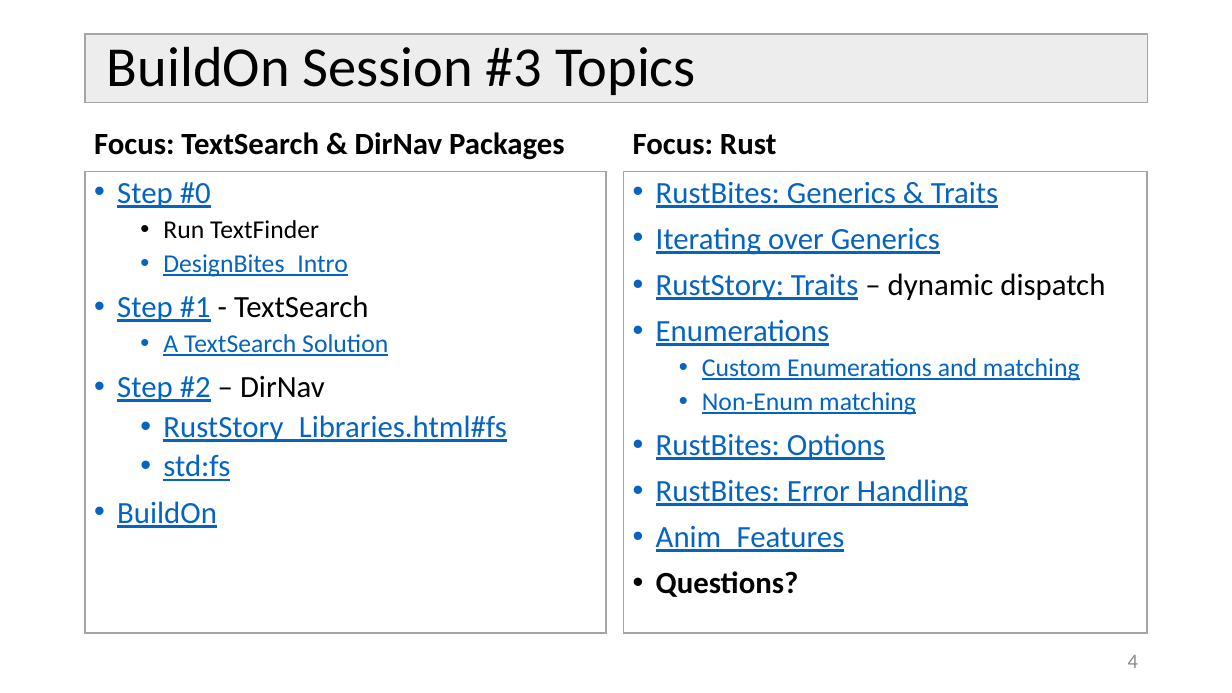
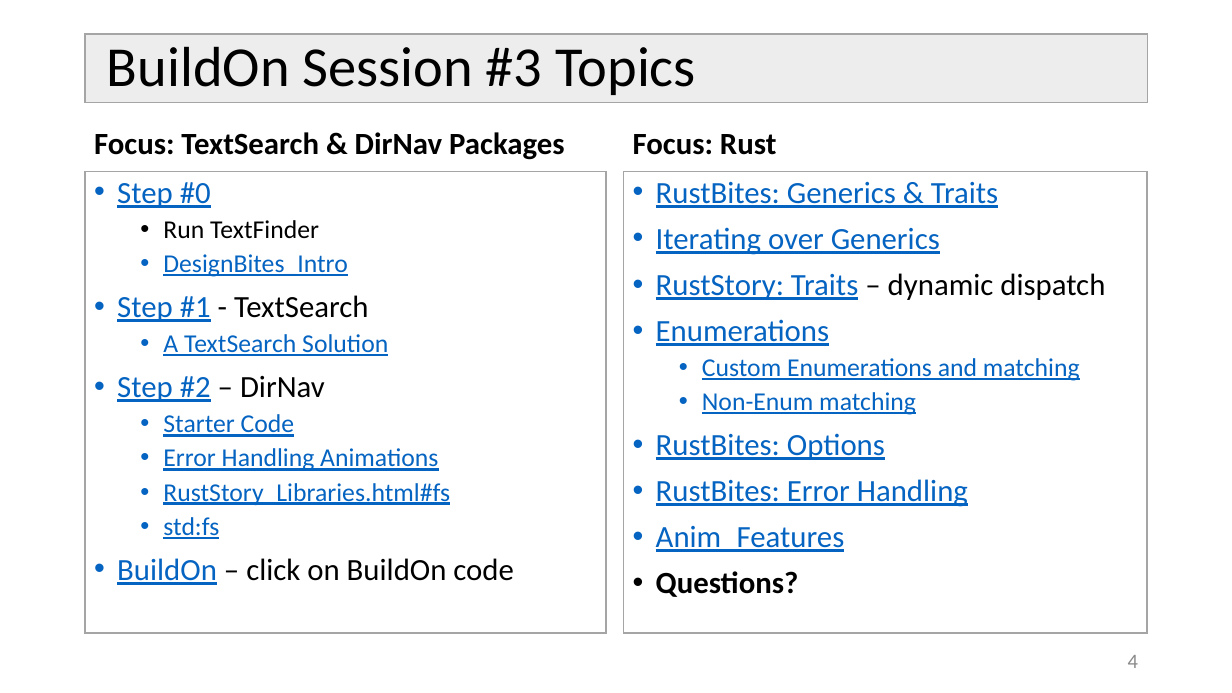
Before and after one commit to JimFawcett/BuildOn, a slide deck: slide 4 of Build-On-3.pptx. Drawn at 1232x693 pixels with LibreOffice and Linux fonts; fonts in the diff are those of the drawing. Boxes give left, top, right and bottom in pixels: in the first picture for what was removed or moved away, otherwise in the second. Text is boxed around its words. In the diff, an @@ line names an element or a change of style, - is before the commit and + after.

Commit message:
updated slides

```diff
--- a/Build-On-3.pptx
+++ b/Build-On-3.pptx
@@ text at bbox=[163, 414, 438, 471]: paragraphs added @@
+  • Starter Code
+  • Error Handling Animations
@@ text at bbox=[163, 483, 450, 539]: size 24 to 20 pt in "RustStory_Libraries.html#fs", "std:fs" @@
@@ text at bbox=[117, 558, 514, 585]: text changed; text colour #0563C1 to #000000 @@
-• BuildOn
+• BuildOn – click on BuildOn code
```
Also in this commit, not shown: 1 other file.
